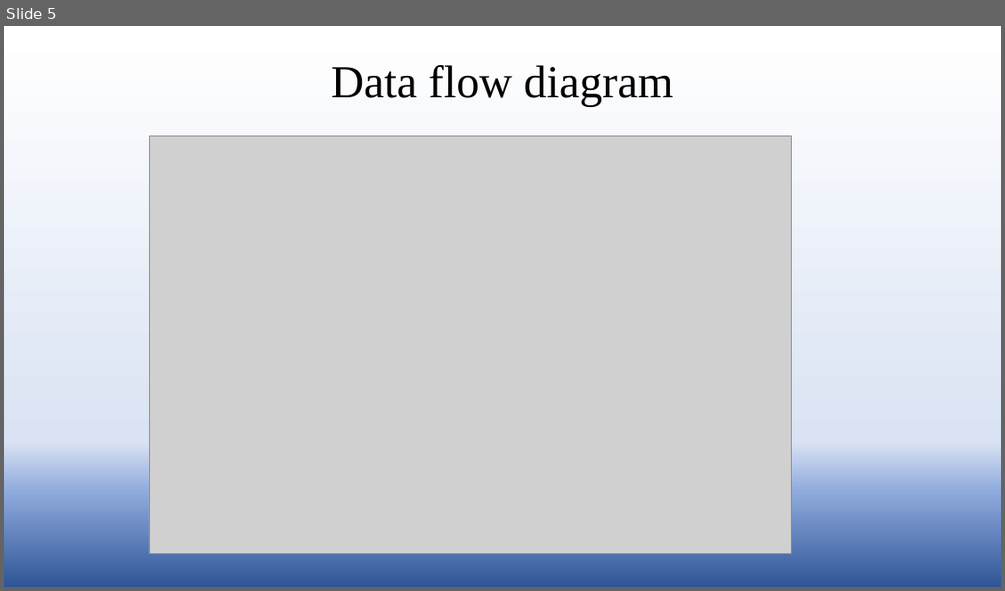
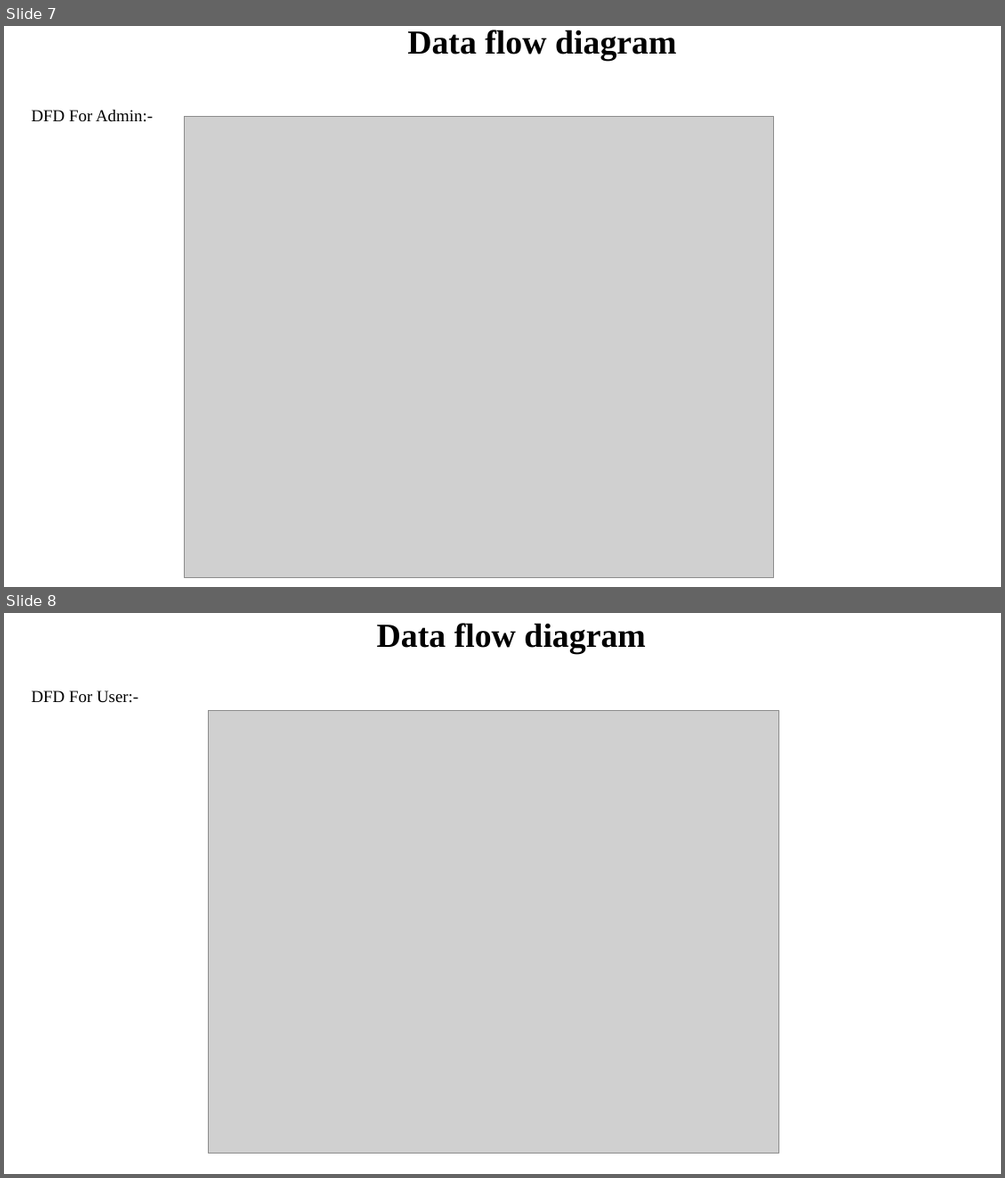
Before and after one commit to Ritikakaushal45/TRAVEL_BUDDY, a slide deck: TOUR AND TRAVEL BUDDY.pptx. Shown one above the other, each under a label of ours: slide 5 before the commit, slides 7 and 8 after it. The pictures are 1005x591 and 1005x1178 pixels, drawn with LibreOffice and Linux fonts; fonts in the diff are those of the drawing; grey boxes stand for pictures; background and template pictures are left out. Boxes give left, top, right and bottom in pixels: in the first picture for what was removed or moved away, otherwise in the second. Text is boxed around its words. In the diff, an @@ line names an element or a change of style, - is before the commit and + after.

```diff
--- a/TOUR AND TRAVEL BUDDY.pptx
+++ b/TOUR AND TRAVEL BUDDY.pptx
@@ slide 8 added at [4,613,1001,1174], background picture (left out) @@
@@ title added at [32,623,645,703], 32.4 pt, text #000000, bold @@
+Data flow diagram
+DFD For User:-
@@ picture added at [208,711,779,1153] @@
@@ what was slide 5 is now slide 7 @@
@@ slide 7 changed as well @@
@@ background gradient #FFFFFF to #DAE3F3 to #8FAADC to #2F5597 to picture (left out) @@
@@ title at [32,30,676,122]: text changed; size 44 to 32.4 pt; bold on @@
-Data flow diagram
+Data flow diagram
+DFD For Admin:-
@@ picture: place and size @@
-picture at [149,136,791,554]
+picture at [184,117,773,577]
```
Also in this commit, not shown: 12 other slides changed, 2 other slides added.
